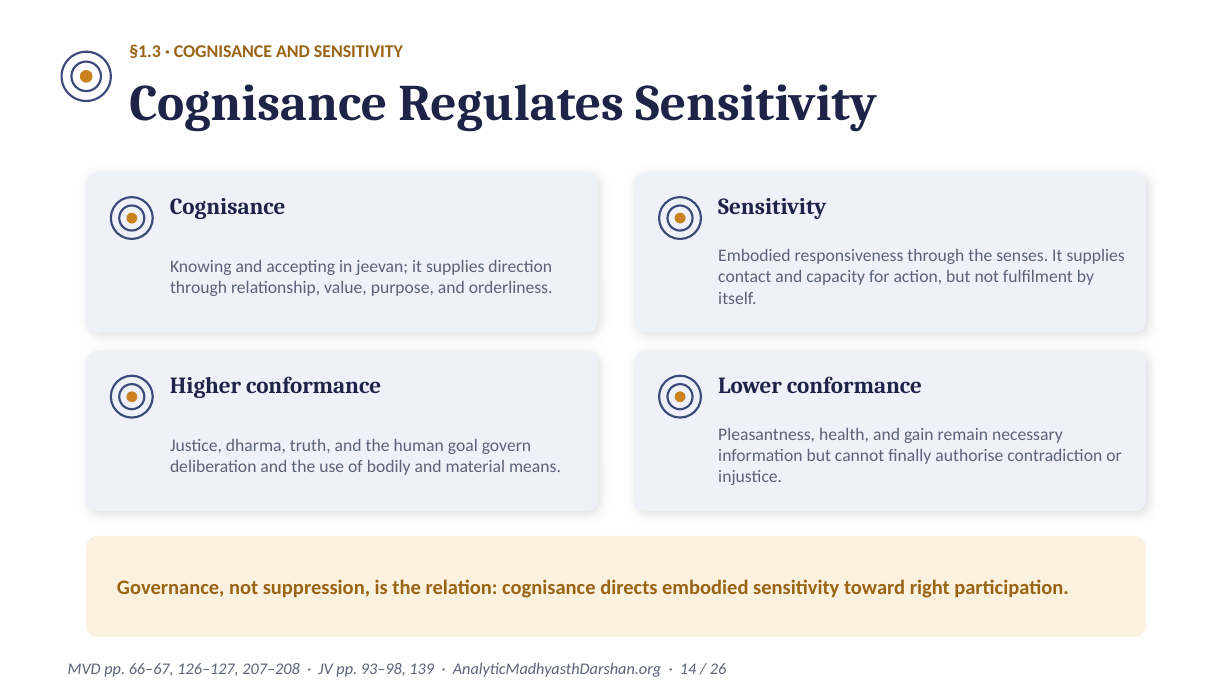
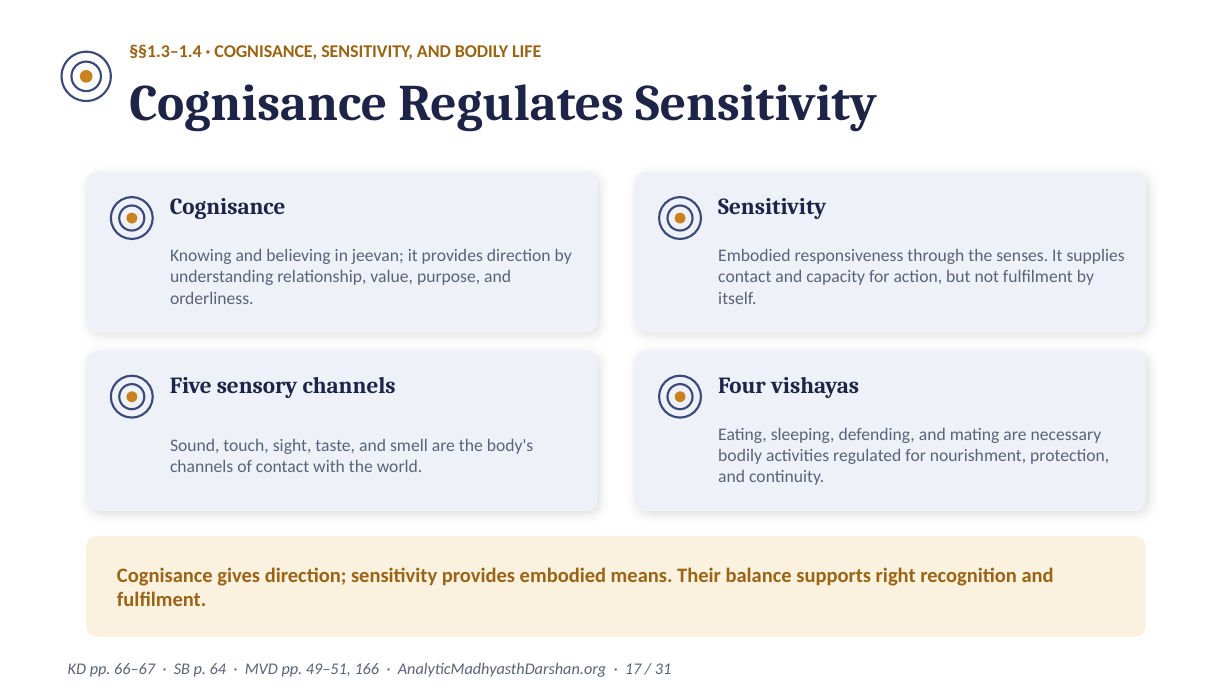
Before and after one commit to raghavamohan/AnalyticMadhyasthDarshan, a slide deck: slide 17 of Studies/The-Epistemology-of-Coexistence/The-Epistemology-of-Coexistence-Madhyasth-Darshan.pptx (slide 14 before the commit). Drawn at 1232x693 pixels with LibreOffice and Linux fonts; fonts in the diff are those of the drawing. Boxes give left, top, right and bottom in pixels: in the first picture for what was removed or moved away, otherwise in the second. Text is boxed around its words. In the diff, an @@ line names an element or a change of style, - is before the commit and + after.

```diff
--- a/Studies/The-Epistemology-of-Coexistence/The-Epistemology-of-Coexistence-Madhyasth-Darshan.pptx
+++ b/Studies/The-Epistemology-of-Coexistence/The-Epistemology-of-Coexistence-Madhyasth-Darshan.pptx
@@ text at (129, 44, 541, 60): text changed @@
-§1.3 · COGNISANCE AND SENSITIVITY
+§§1.3–1.4 · COGNISANCE, SENSITIVITY, AND BODILY LIFE
@@ text at (170, 249, 572, 304): text changed @@
-Knowing and accepting in jeevan; it supplies direction through relationship, value, purpose, and orderliness.
+Knowing and believing in jeevan; it provides direction by understanding relationship, value, purpose, and orderliness.
@@ text at (170, 377, 396, 398): text changed @@
-Higher conformance
+Five sensory channels
@@ text at (718, 377, 859, 398): text changed @@
-Lower conformance
+Four vishayas
@@ text at (170, 439, 534, 472): text changed @@
-Justice, dharma, truth, and the human goal govern deliberation and the use of bodily and material means.
+Sound, touch, sight, taste, and smell are the body's channels of contact with the world.
@@ text at (718, 428, 1109, 485): text changed @@
-Pleasantness, health, and gain remain necessary information but cannot finally authorise contradiction or injustice.
+Eating, sleeping, defending, and mating are necessary bodily activities regulated for nourishment, protection, and continuity.
@@ text at (117, 567, 1054, 606): text changed @@
-Governance, not suppression, is the relation: cognisance directs embodied sensitivity toward right participation.
+Cognisance gives direction; sensitivity provides embodied means. Their balance supports right recognition and fulfilment.
@@ text at (68, 662, 671, 677): text changed @@
-MVD pp. 66–67, 126–127, 207–208 · JV pp. 93–98, 139 · AnalyticMadhyasthDarshan.org · 14 / 26
+KD pp. 66–67 · SB p. 64 · MVD pp. 49–51, 166 · AnalyticMadhyasthDarshan.org · 17 / 31
```
Also in this commit, not shown: 17 other slides changed, 13 slides added, 8 slides removed.
